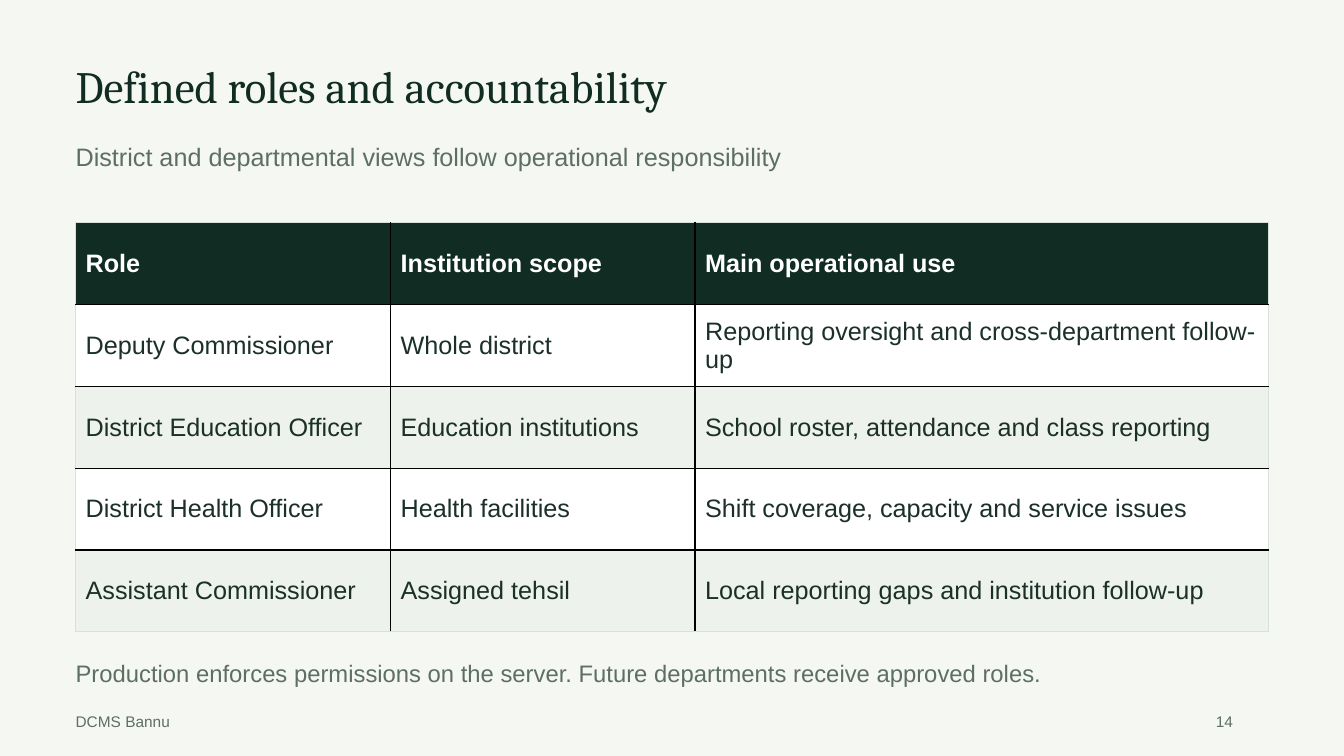
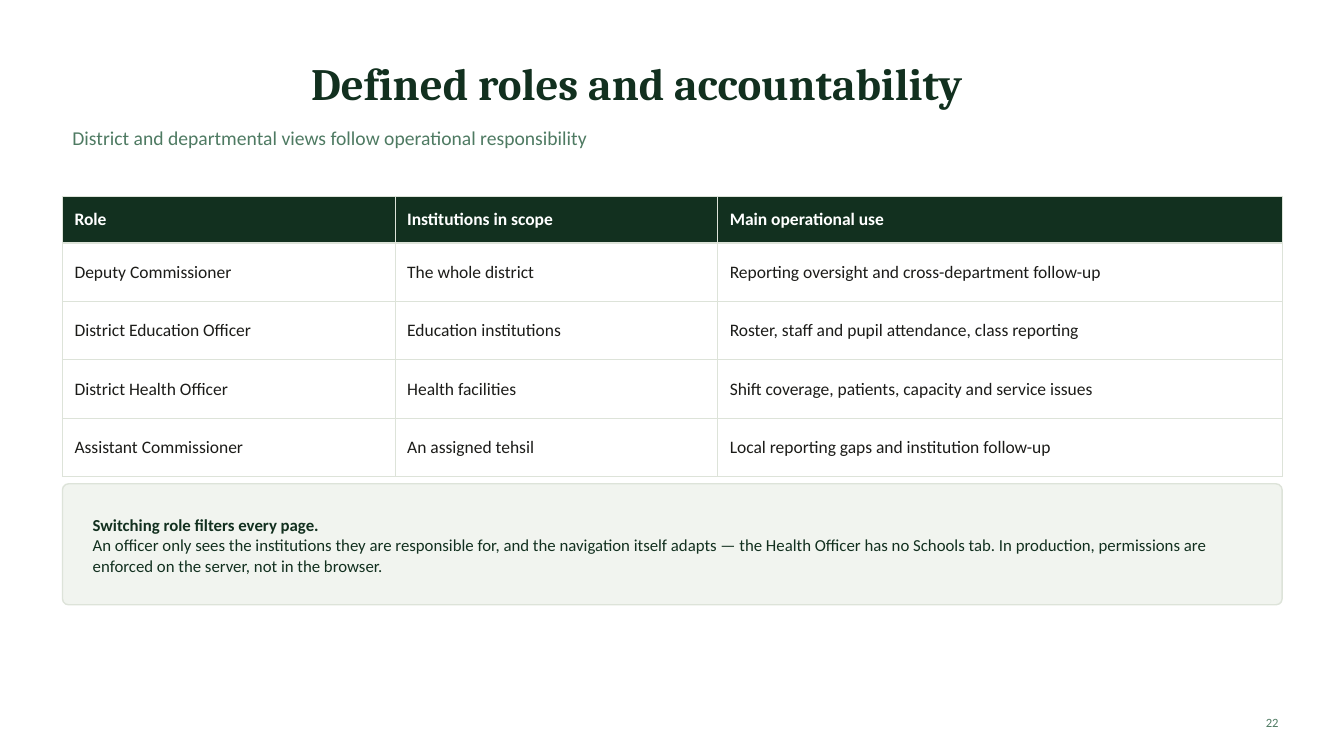
Before and after one commit to rizjaved8949/DC-Bannu-Portal, a slide deck: slide 22 of docs/DCMS_Bannu_Client_Pitch.pptx (slide 14 before the commit). Drawn at 1344x756 pixels with LibreOffice and Linux fonts; fonts in the diff are those of the drawing. Boxes give left, top, right and bottom in pixels: in the first picture for what was removed or moved away, otherwise in the second. Text is boxed around its words. In the diff, an @@ line names an element or a change of style, - is before the commit and + after.

```diff
--- a/docs/DCMS_Bannu_Client_Pitch.pptx
+++ b/docs/DCMS_Bannu_Client_Pitch.pptx
@@ background #F5F7F3 to #FFFFFF @@
@@ title "Defined roles and accountability": place and size @@
-title "Defined roles and accountability" at <box>76,71,667,113</box>
+title "Defined roles and accountability" at <box>311,68,962,110</box>
@@ title "Defined roles and accountability" at <box>311,68,962,110</box>: text colour #112C22 to #12301F, bold on; alignment left to centre; line spacing 1.08 to 1; vertical alignment top to middle @@
@@ text "District and departmental views follow ...": place and size @@
-text "District and departmental views follow ..." at <box>76,148,781,171</box>
+text "District and departmental views follow ..." at <box>72,131,586,148</box>
@@ text "District and departmental views follow ..." at <box>72,131,586,148</box>: size 18 to 14 pt, font Arial to Calibri, text colour #5D6E64 to #4E7A62; line spacing 1.08 to 1; more space between paragraphs @@
@@ table at <box>63,197,1282,460</box> @@
-row 1, column 2: Institution scope
+row 1, column 2: Institutions in scope
-row 2, column 2: Whole district
+row 2, column 2: The whole district
-row 3, column 3: School roster, attendance and class reporting
+row 3, column 3: Roster, staff and pupil attendance, class reporting
-row 4, column 3: Shift coverage, capacity and service issues
+row 4, column 3: Shift coverage, patients, capacity and service issues
-row 5, column 2: Assigned tehsil
+row 5, column 2: An assigned tehsil
@@ fill #112C22 to #12301F in row 1 @@
@@ fill #EDF2EC to #FFFFFF in 6 cells @@
@@ size 18 to 12.5 pt, font Arial to Calibri in "Role", "Main operational use", "Deputy Commissioner", "Reporting oversight and cross-department follow-up" and 6 more places @@
@@ text colour #1B3028 to #1C1C19 in "Deputy Commissioner", "Reporting oversight and cross-department follow-up", "District Education Officer", "Education institutions" and 4 more places @@
@@ borders changed @@
@@ table: place and size @@
-table at <box>76,223,1268,632</box>
+table at <box>63,197,1282,460</box>
@@ rounded rectangle added at <box>63,484,1282,605</box>, fill #F1F4EF, outline #DDE3D9 1 pt @@
@@ text added at <box>93,519,1206,574</box>, 12 pt, text #12301F @@
+Switching role filters every page.
+An officer only sees the institutions they are responsible for, and the navigation itself adapts — the Health Officer has no Schools tab. In production, permissions are enforced on the server, not in the browser.
@@ text removed at <box>76,665,1041,687</box> @@
-Production enforces permissions on the server. Future departments receive approved roles.
@@ text removed at <box>76,716,170,727</box> @@
-DCMS Bannu
@@ text removed at <box>1216,716,1233,727</box> @@
-14
@@ page number added at <box>1266,719,1279,727</box>, 9 pt, text #4E7A62 @@
+22
```
Also in this commit, not shown: 11 other slides changed, 19 slides added, 8 slides removed, 25 other files.
